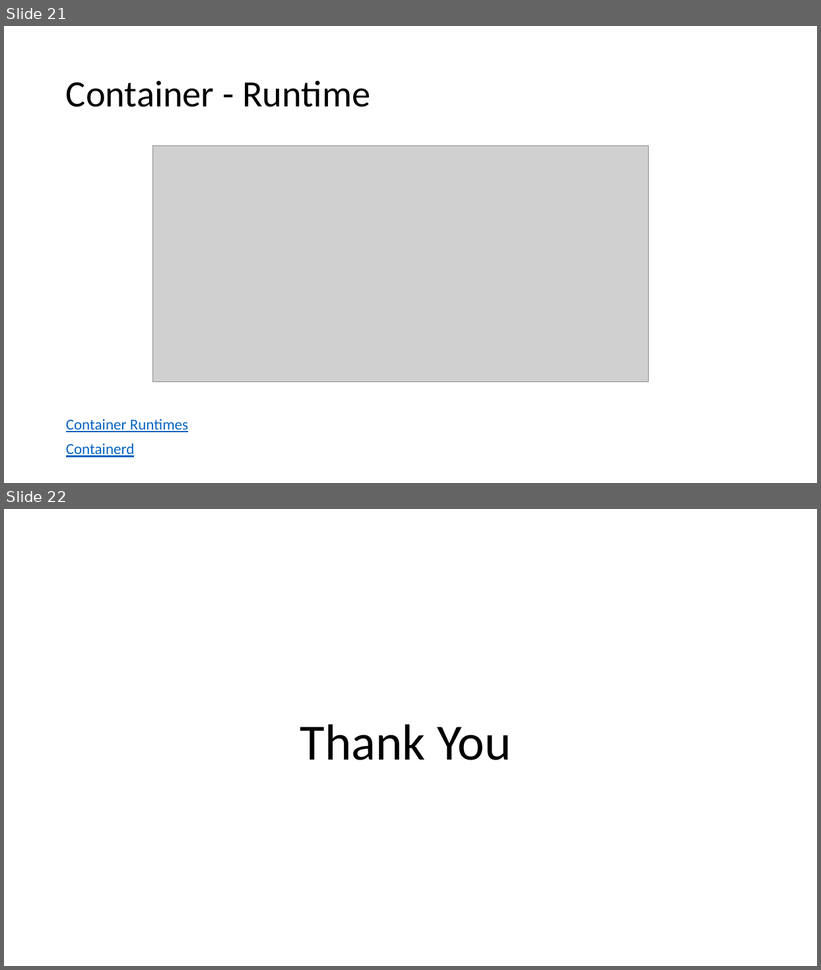
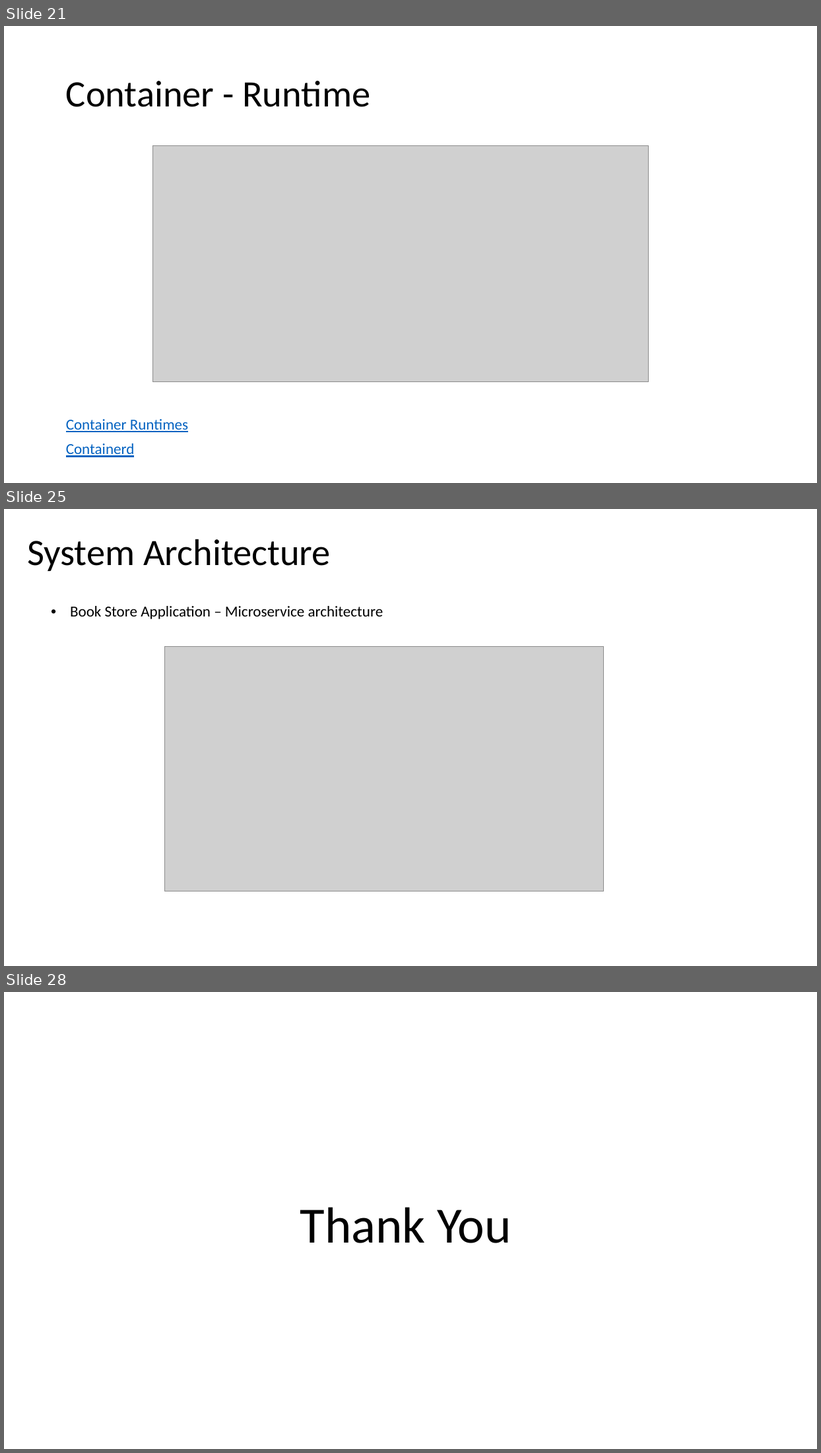
Before and after one commit to vyepuri/capstone-project-team5, a slide deck: Presentations/Presentation.pptx. Shown one above the other, each under a label of ours: slides 21 and 22 before the commit, slides 21, 25 and 28 after it; the slides between them are not shown. The pictures are 821x970 and 821x1453 pixels, drawn with LibreOffice and Linux fonts; fonts in the diff are those of the drawing; grey boxes stand for pictures. Boxes give left, top, right and bottom in pixels: in the first picture for what was removed or moved away, otherwise in the second. Text is boxed around its words. In the diff, an @@ line names an element or a change of style, - is before the commit and + after.

```diff
--- a/Presentations/Presentation.pptx
+++ b/Presentations/Presentation.pptx
@@ slide 25 added at [4, 509, 817, 966], background #FFFFFF @@
@@ title added at [27, 539, 331, 571], 44 pt, text #000000 @@
+System Architecture
@@ text added at [70, 606, 384, 619], 18 pt, text #000000 @@
+• Book Store Application – Microservice architecture
@@ picture added at [165, 646, 604, 891] @@
@@ what was slide 22 is now slide 28 @@
```
Also in this commit, not shown: 2 slides changed, 5 other slides added.
